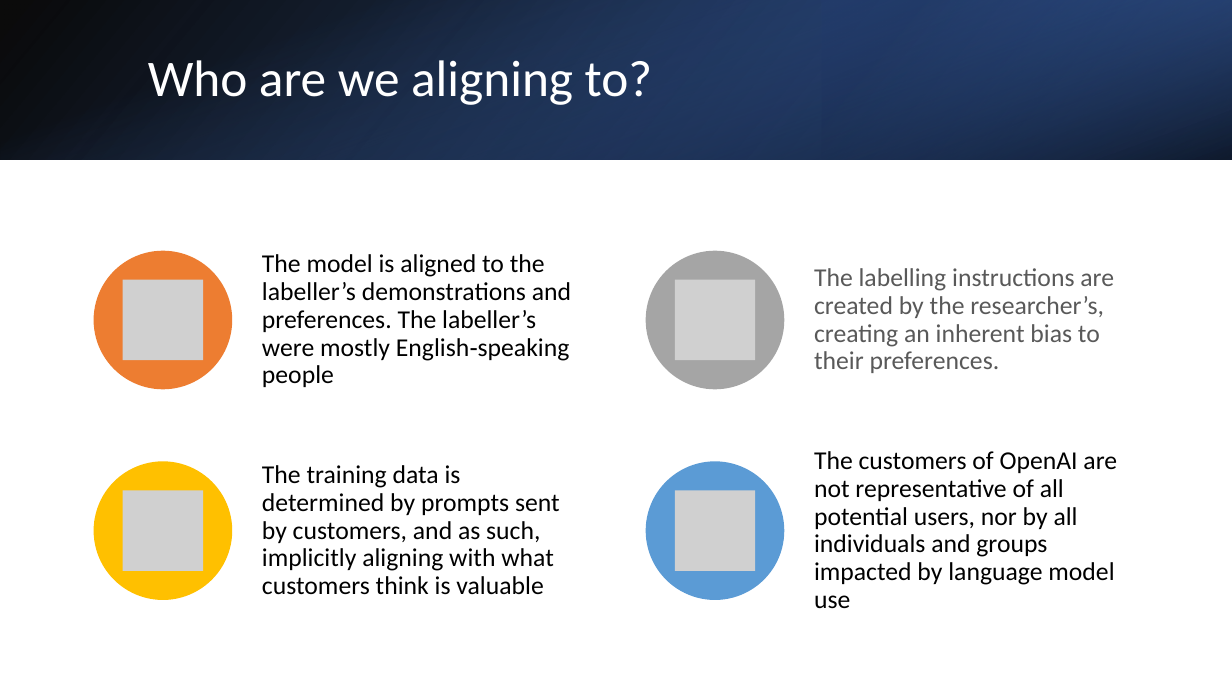
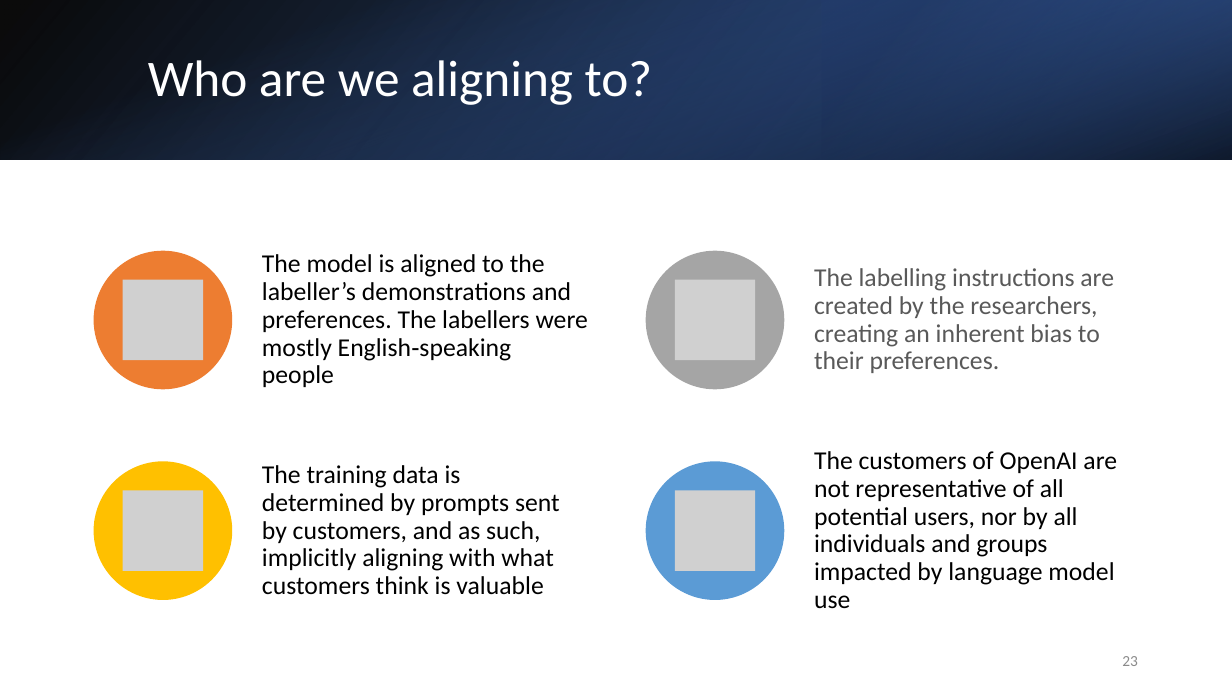
Before and after one commit to logus2k/genai_paper, a slide deck: slide 23 of final/final_version.pptx. Drawn at 1232x693 pixels with LibreOffice and Linux fonts; fonts in the diff are those of the drawing; grey boxes stand for pictures. Boxes give left, top, right and bottom in pixels: in the first picture for what was removed or moved away, otherwise in the second. Text is boxed around its words. In the diff, an @@ line names an element or a change of style, - is before the commit and + after.

```diff
--- a/final/final_version.pptx
+++ b/final/final_version.pptx
@@ text at [262,254,588,387]: text changed @@
-The model is aligned to the labeller’s demonstrations and preferences. The labeller’s were mostly English‐speaking people
+The model is aligned to the labeller’s demonstrations and preferences. The labellers were mostly English‐speaking people
@@ text at [814,268,1114,373]: text changed @@
-The labelling instructions are created by the researcher’s, creating an inherent bias to their preferences.
+The labelling instructions are created by the researchers, creating an inherent bias to their preferences.
@@ page number added at [1122,656,1138,666], 12 pt, text #8C8C8C @@
+23
```
Also in this commit, not shown: 26 other slides changed.
